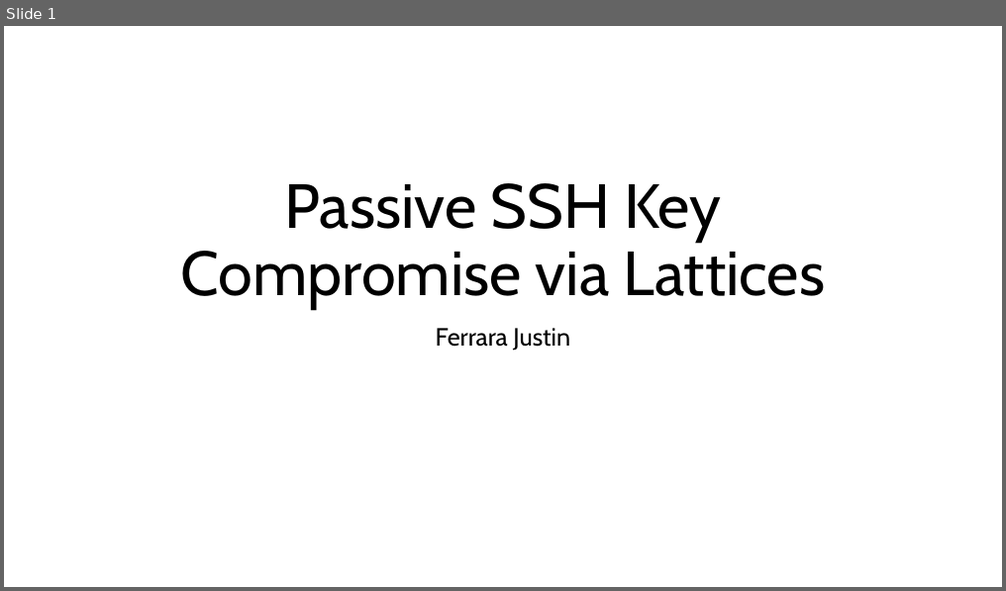
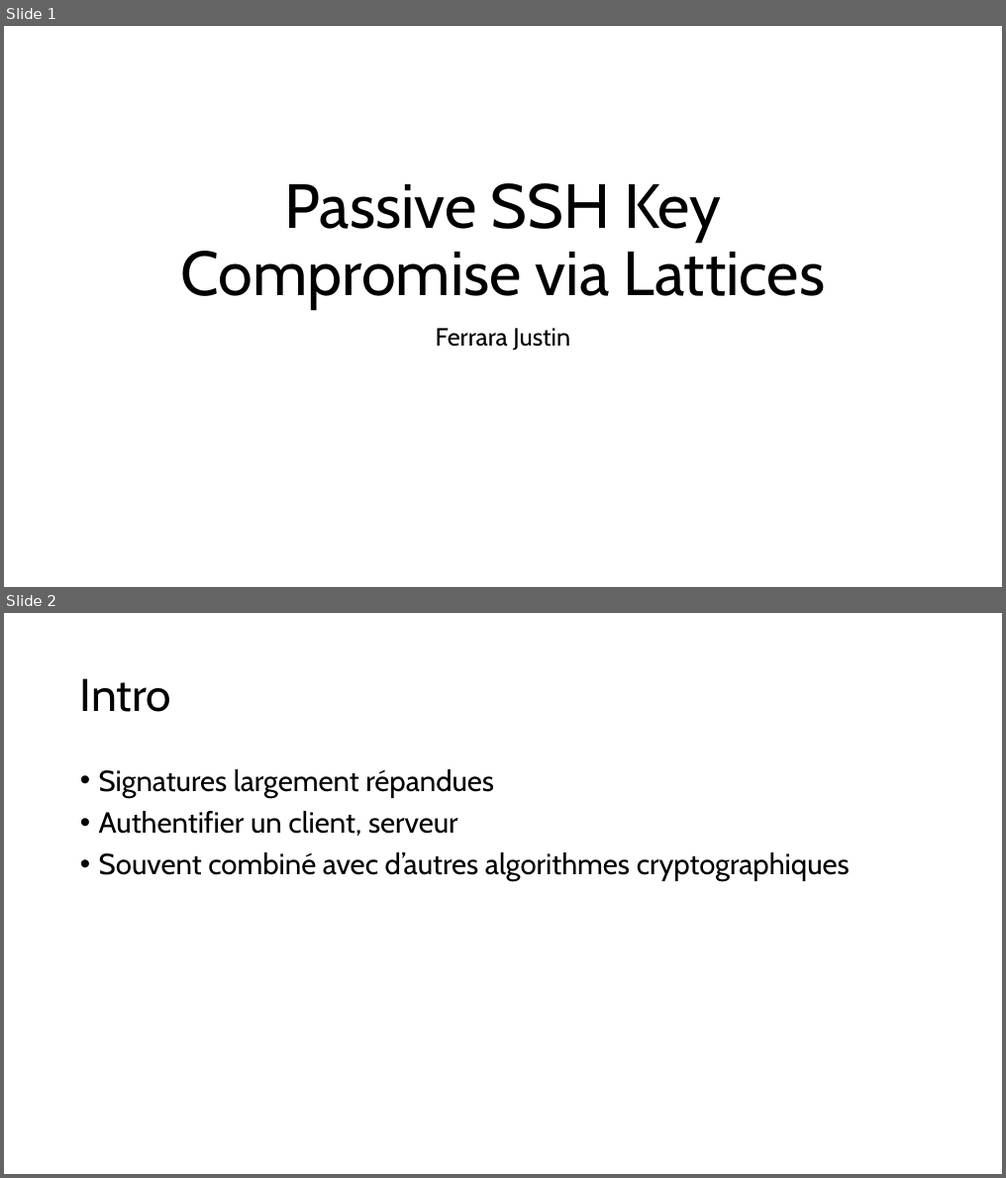
Before and after one commit to JustinFerrara14/SSE, a slide deck: SSELaticeAttackFerrara.pptx. Shown one above the other, each under a label of ours: slide 1 before the commit, slides 1 and 2 after it. The pictures are 1006x591 and 1006x1178 pixels, drawn with LibreOffice and Linux fonts; fonts in the diff are those of the drawing. Boxes give left, top, right and bottom in pixels: in the first picture for what was removed or moved away, otherwise in the second. Text is boxed around its words. In the diff, an @@ line names an element or a change of style, - is before the commit and + after.

```diff
--- a/SSELaticeAttackFerrara.pptx
+++ b/SSELaticeAttackFerrara.pptx
@@ slide 2 added at (x1=4, y1=613, x2=1002, y2=1174), background #FFFFFF @@
@@ title added at (x1=80, y1=678, x2=171, y2=712), 44 pt, text #000000 @@
+Intro
@@ text added at (x1=99, y1=769, x2=849, y2=881), 28 pt, text #000000 @@
+• Signatures largement répandues
+• Authentifier un client, serveur
+• Souvent combiné avec d’autres algorithmes cryptographiques
```
Also in this commit, not shown: 3 slides changed, 14 other slides added, 5 slides removed, 2 other files.
